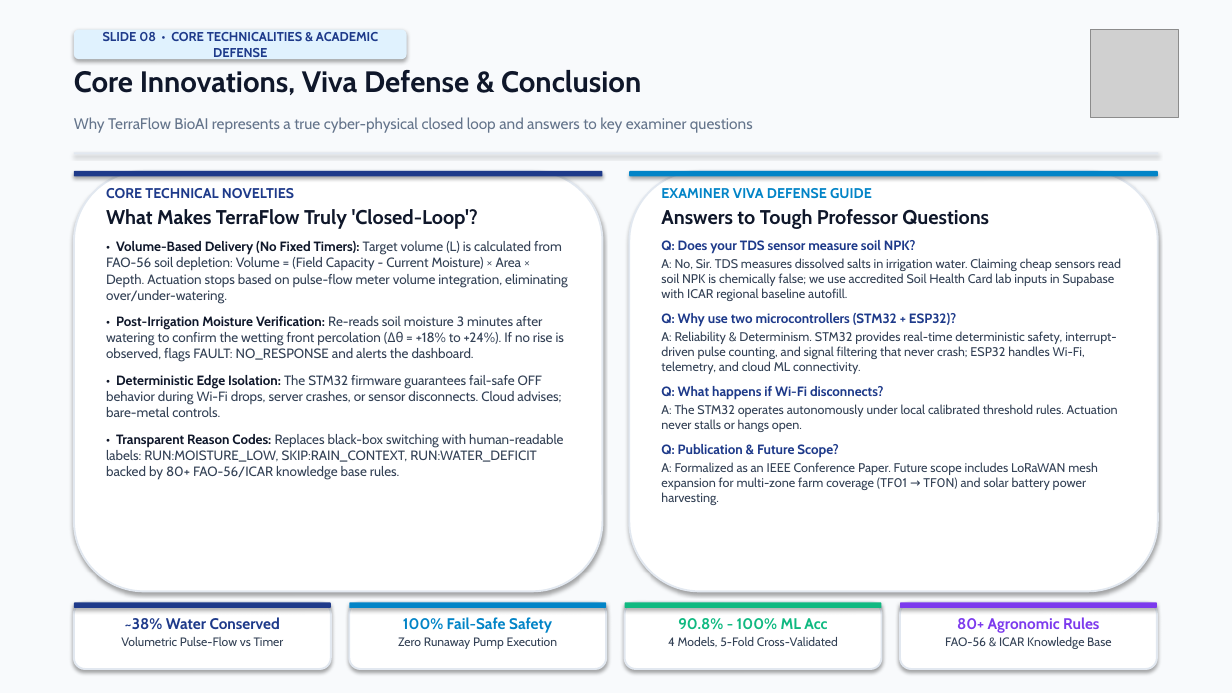
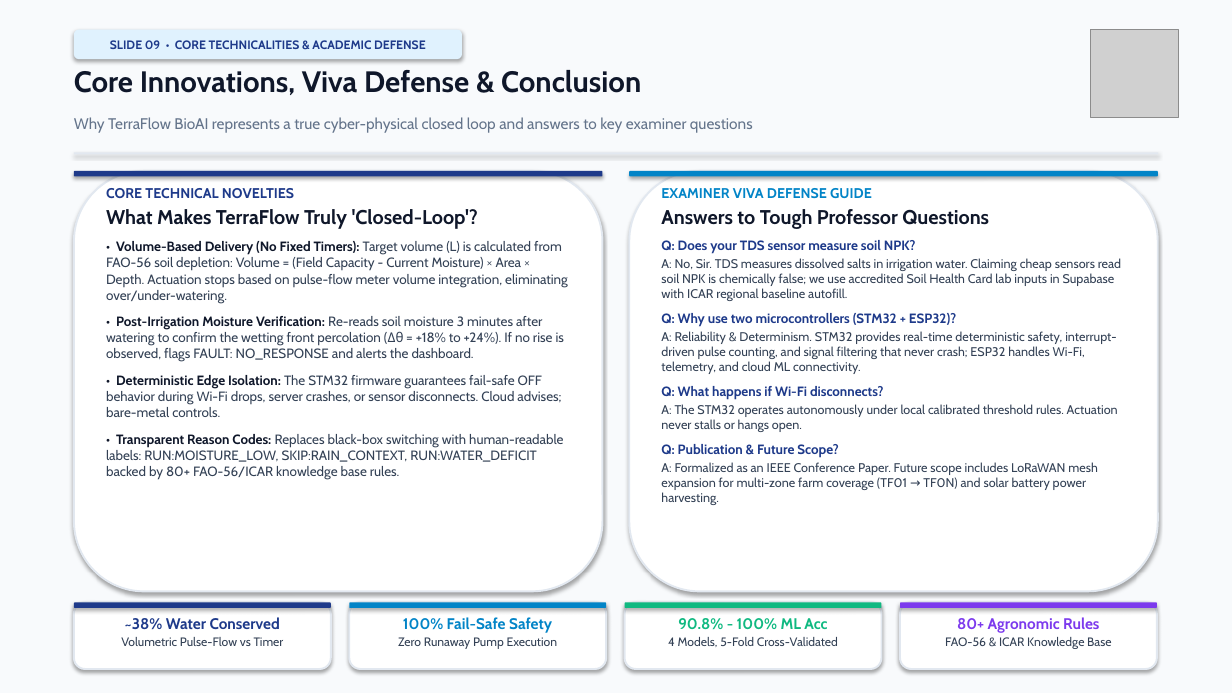
Before and after one commit to gauravhadavale07/TerraFlow_BioAI, a slide deck: slide 9 of TerraFlow_BioAI_Academic_Presentation.pptx (slide 8 before the commit). Drawn at 1232x693 pixels with LibreOffice and Linux fonts; fonts in the diff are those of the drawing; grey boxes stand for pictures. Boxes give left, top, right and bottom in pixels: in the first picture for what was removed or moved away, otherwise in the second. Text is boxed around its words. In the diff, an @@ line names an element or a change of style, - is before the commit and + after.

```diff
--- a/TerraFlow_BioAI_Academic_Presentation.pptx
+++ b/TerraFlow_BioAI_Academic_Presentation.pptx
@@ rounded rectangle "SLIDE 09 • CORE TECHNICALITIES ...": place and size @@
-rounded rectangle "SLIDE 09 • CORE TECHNICALITIES ..." at [74, 30, 407, 59]
+rounded rectangle "SLIDE 09 • CORE TECHNICALITIES ..." at [74, 30, 462, 59]
@@ text in rounded rectangle at [110, 40, 426, 49]: text changed; size 10 to 9.5 pt @@
-SLIDE 08 • CORE TECHNICALITIES & ACADEMIC DEFENSE
+SLIDE 09 • CORE TECHNICALITIES & ACADEMIC DEFENSE
```
Also in this commit, not shown: 7 other slides changed, 1 slide added, 13 other files.
